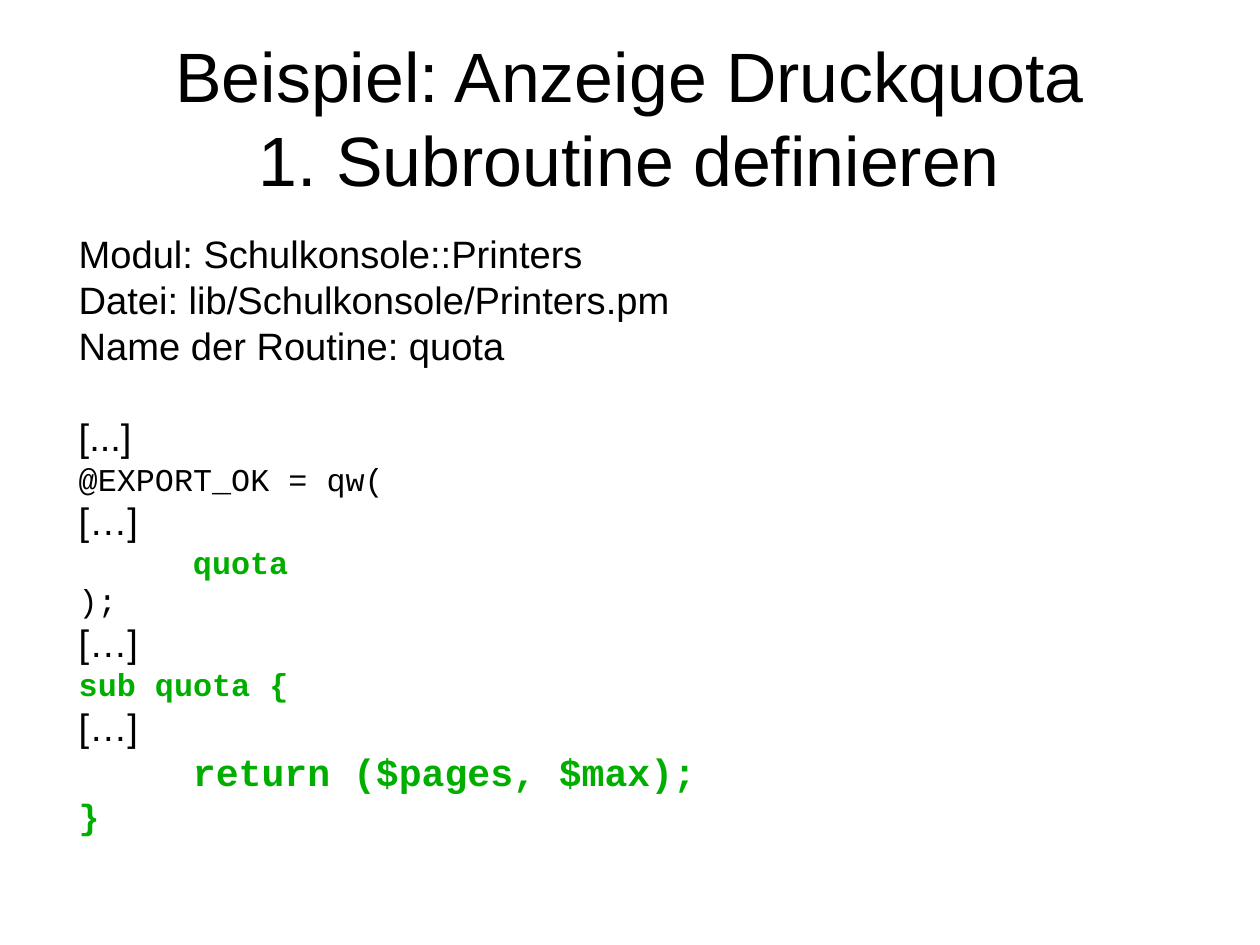
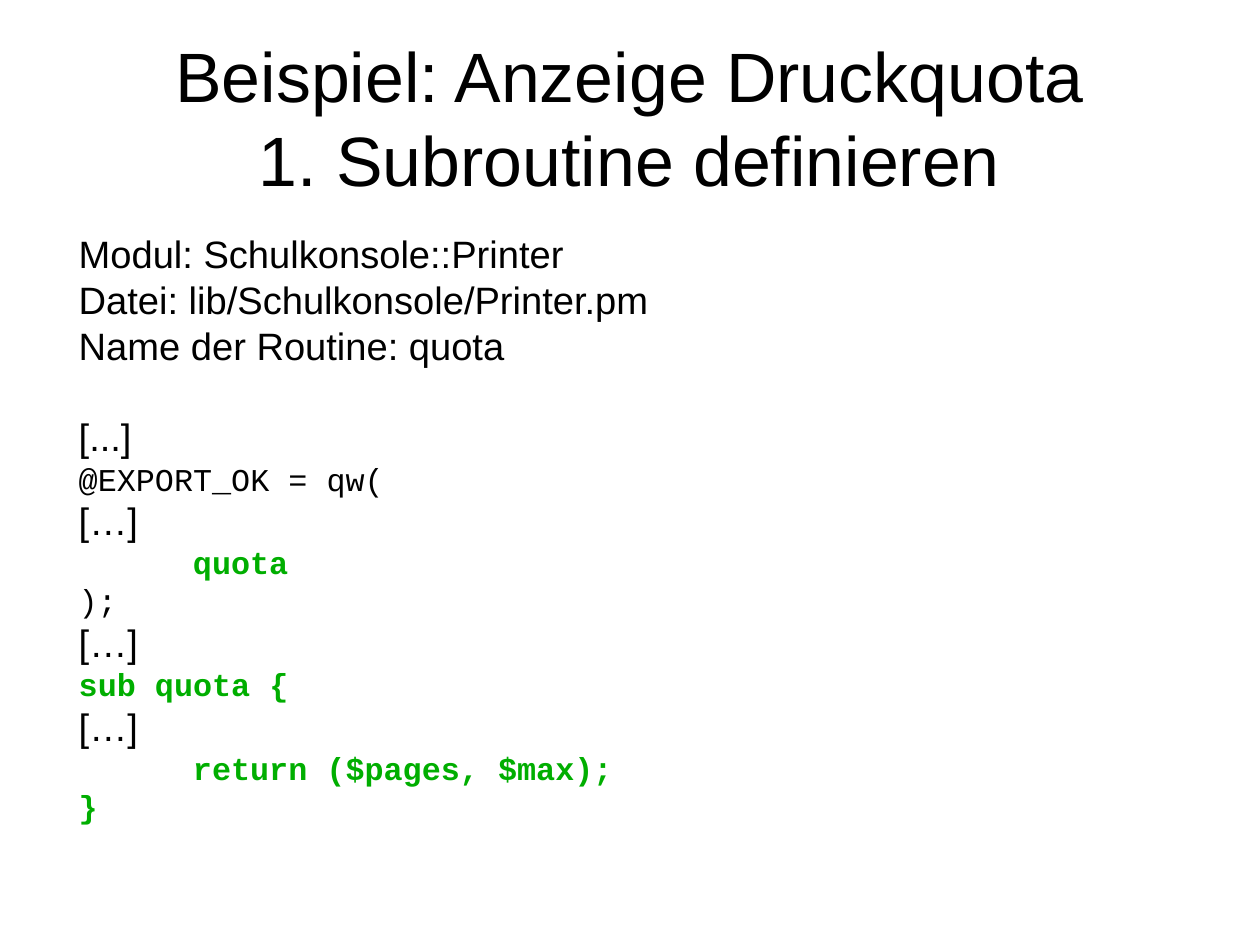
Before and after one commit to linuxmuster/linuxmuster-schulkonsole, a slide deck: slide 15 of doc/praesentation-2012.odp. Drawn at 1260x945 pixels with LibreOffice and Linux fonts; fonts in the diff are those of the drawing. Boxes give left, top, right and bottom in pixels: in the first picture for what was removed or moved away, otherwise in the second. Text is boxed around its words. In the diff, an @@ line names an element or a change of style, - is before the commit and + after.

```diff
--- a/doc/praesentation-2012.odp
+++ b/doc/praesentation-2012.odp
@@ text at (79, 240, 648, 322): text changed @@
-Modul: Schulkonsole::Printers
-Datei: lib/Schulkonsole/Printers.pm
+Modul: Schulkonsole::Printer
+Datei: lib/Schulkonsole/Printer.pm
@@ text at (193, 757, 612, 787): size 24 to 20 pt in "return ($pages, $max);"; size 22 to 20 pt in "}" @@
```
Also in this commit, not shown: 5 other slides changed, 1 slide added.
